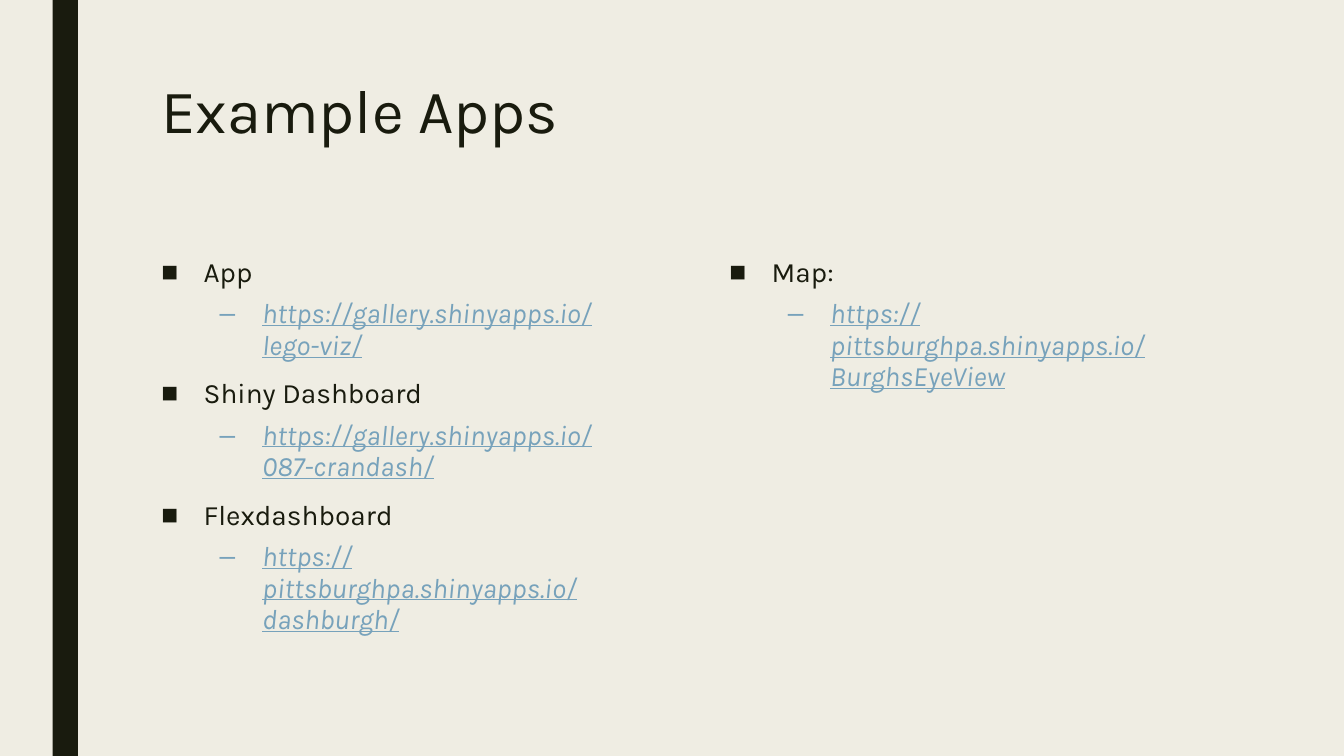
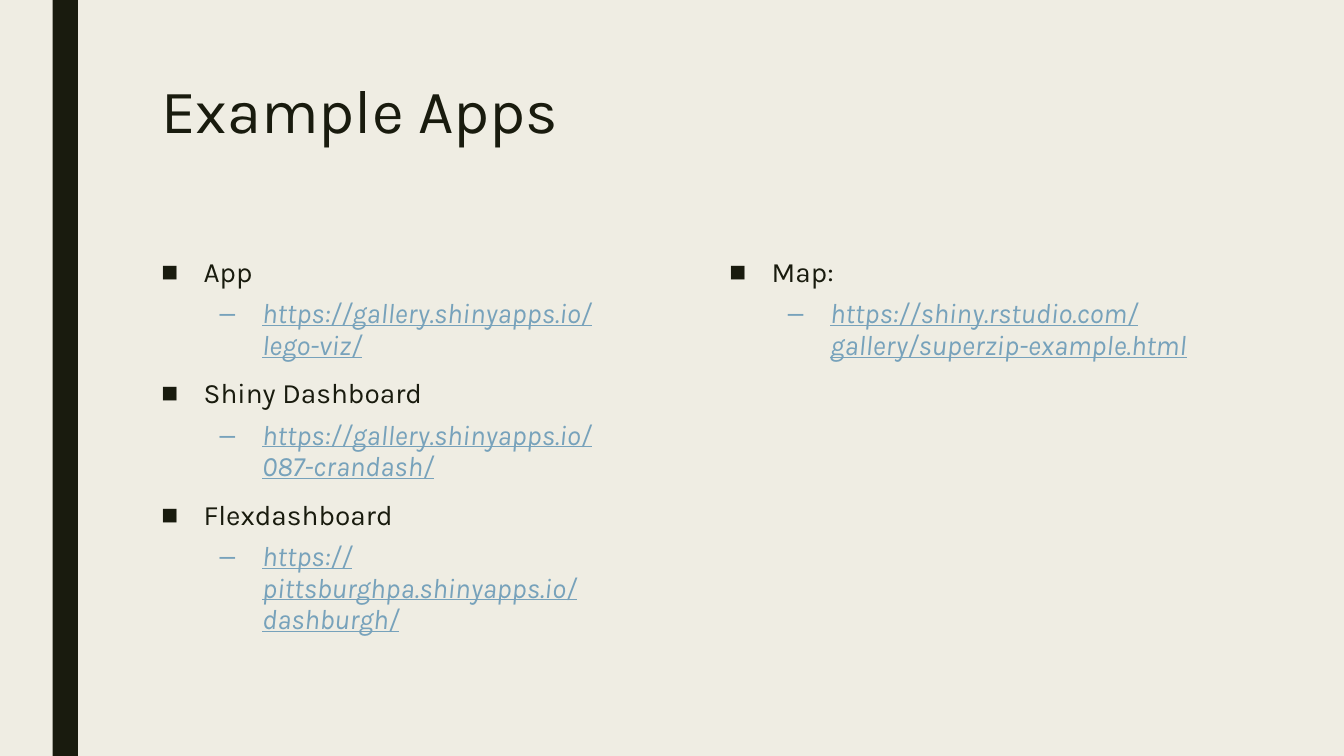
Before and after one commit to RforOperations2018/Class_1, a slide deck: slide 5 of Class 2.pptx (slide 3 before the commit). Drawn at 1344x756 pixels with LibreOffice and Linux fonts; fonts in the diff are those of the drawing. Boxes give left, top, right and bottom in pixels: in the first picture for what was removed or moved away, otherwise in the second. Text is boxed around its words. In the diff, an @@ line names an element or a change of style, - is before the commit and + after.

```diff
--- a/Class 2.pptx
+++ b/Class 2.pptx
@@ text at (x1=830, y1=302, x2=1186, y2=362): text changed @@
-  – https://pittsburghpa.shinyapps.io/BurghsEyeView
+  – https://shiny.rstudio.com/gallery/superzip-example.html
```
Also in this commit, not shown: 1 other slide changed, 2 slides added, 10 other files.
